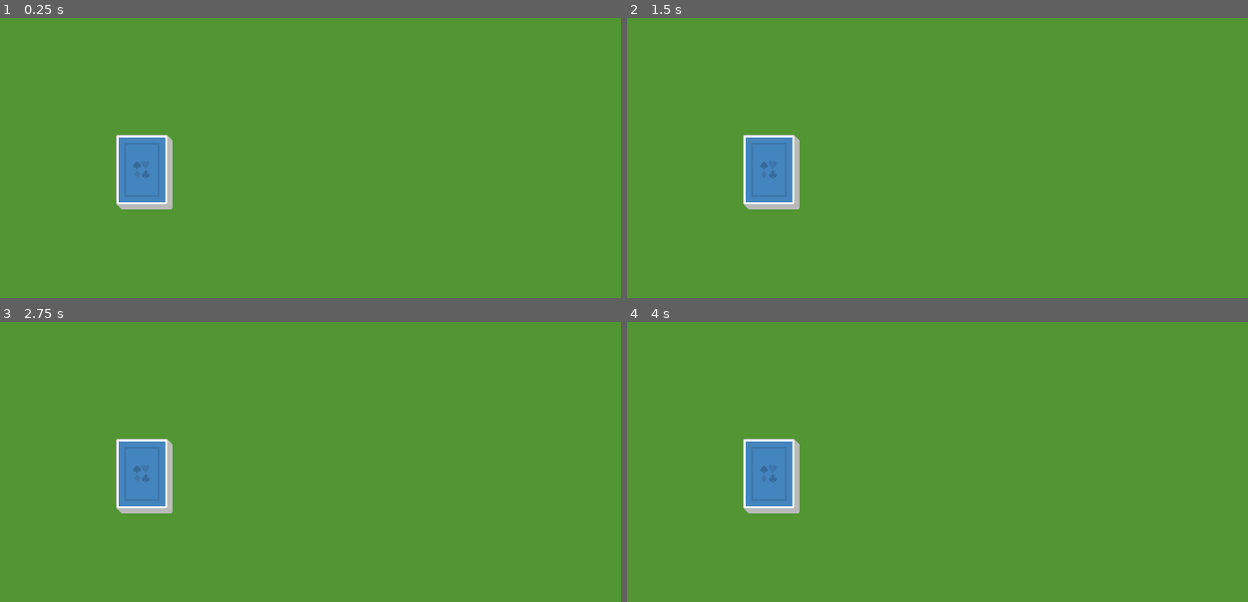
Above: before the commit, frames 1-4 (two rows, left to right).
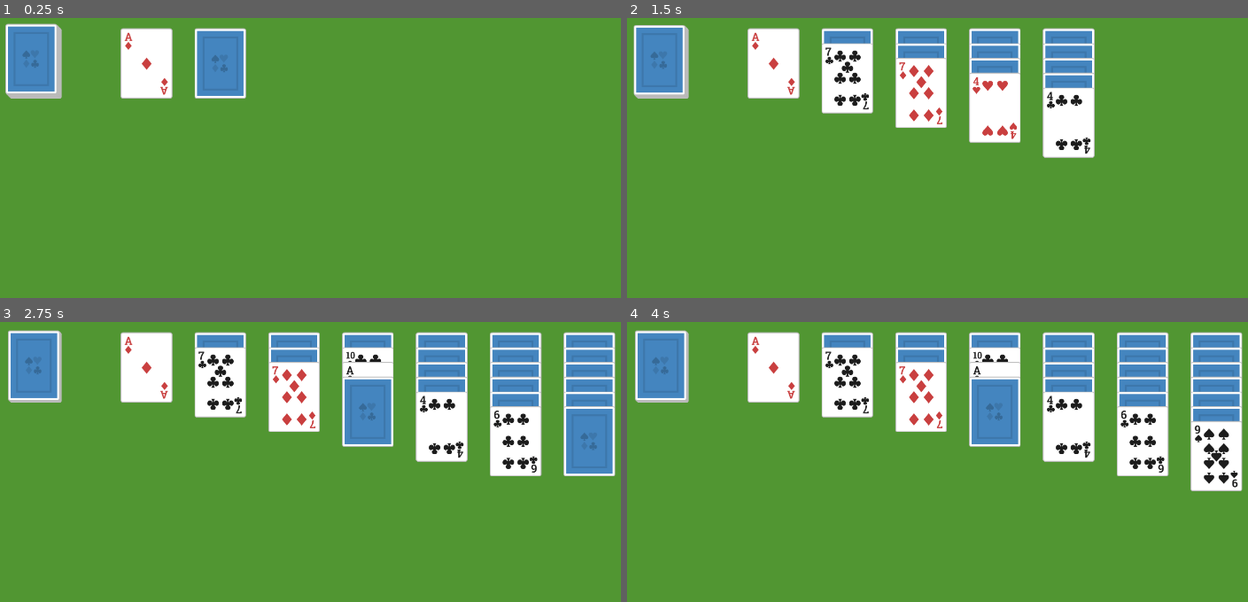
Above: after the commit, the same moments.

Repository: kamidesigns/godot-game-design
Game: Godot game, scene res://Scenes/game.tscn
Same seed, same stepped clock (60 frames per second), same inputs: the game is played once before the commit and once after it.
Inputs (mouse positions are in pixels of both pictures, inside the frame that each line leads up to):
- Up to frame 1 (0.25 s): no input
- Up to frame 2 (1.5 s): move the mouse to (1098, 169) at 0.52 s; right-click (1098, 169) at 0.6 s; click (1098, 169) at 0.67 s; drag from (800, 208) to (906, 270) at 1.27 s
- Up to frame 3 (2.75 s): move the mouse to (385, 406) at 2.02 s; right-click (385, 406) at 2.1 s; click (385, 406) at 2.17 s
- Up to frame 4 (4 s): drag from (906, 574) to (732, 434) at 2.77 s; tap Enter at 3.5 s; move the mouse to (1154, 551) at 3.52 s; click (1154, 551) at 3.6 s; right-click (1154, 551) at 3.8 s

The runs differ from the first frame. In frame 1, 9.1% of the frame differs, in the area x 0-40%, y 1-69%; in frame 2, 20%; in frame 3, 28%; in frame 4, 29%, in the area x 1-100%, y 2-69%.

Commit message:
setup playing field

Diff:
--- a/Solitaire/Scenes/Card/card.tscn
+++ b/Solitaire/Scenes/Card/card.tscn
@@ -1,9 +1,24 @@
-[gd_scene load_steps=2 format=3 uid="uid://bh2g5wem653uw"]
+[gd_scene load_steps=5 format=3 uid="uid://bh2g5wem653uw"]
 
 [ext_resource type="Script" path="res://Scenes/Card/card.gd" id="1_fvkdt"]
+[ext_resource type="Texture2D" uid="uid://c3lnsettp6ao1" path="res://Media/Cards/PNG/Cards/cardBack_blue1.png" id="2_fc1w8"]
+[ext_resource type="Script" path="res://Scenes/Components/drag_component.gd" id="3_e7awo"]
+
+[sub_resource type="RectangleShape2D" id="RectangleShape2D_glcym"]
+size = Vector2(137, 187)
 
 [node name="Card" type="Node2D"]
 script = ExtResource("1_fvkdt")
 
 [node name="Sprite2D" type="Sprite2D" parent="."]
 unique_name_in_owner = true
+texture = ExtResource("2_fc1w8")
+
+[node name="DragComponent" type="Area2D" parent="."]
+script = ExtResource("3_e7awo")
+
+[node name="CollisionShape2D" type="CollisionShape2D" parent="DragComponent"]
+position = Vector2(-0.5, 0.5)
+shape = SubResource("RectangleShape2D_glcym")
+
+[connection signal="input_event" from="DragComponent" to="." method="_on_input_event"]
--- a/Solitaire/Scenes/Deck/deck.gd
+++ b/Solitaire/Scenes/Deck/deck.gd
@@ -17,7 +17,7 @@
 	shuffle()
 
 func shuffle():
-	for i in range(get_children().size()):
+	for i in range(get_children().size() - 1):
 		var random_index = rng.randi_range(0, i + 1)
 		var child1 : Node = get_child(i)
 		var child2 : Node = get_child(random_index)
@@ -27,6 +27,10 @@
 		child1.position = child2.position
 		child2.position = old_position
 
+func draw() -> Card:
+	var card = get_child(-1)
+	remove_child(card)
+	return card
 
 static func create_deck() -> Deck:
 	var new_deck: Deck = load("res://Scenes/Deck/deck.tscn").instantiate()
--- a/Solitaire/Scenes/game.gd
+++ b/Solitaire/Scenes/game.gd
@@ -7,8 +7,24 @@
 
 func init_game():
 	var deck : Deck = Deck.create_deck()
-	deck.position = Vector2(500,500)
+	deck.position = Vector2(200,200)
 	$CanvasLayer.add_child(deck)
+	for i in range(7):
+		for j in range(i + 1):
+			var card: Card = deck.draw()
+			card.position += deck.position
+			$CanvasLayer.add_child(card)
+			var tween = $CanvasLayer.create_tween()
+			tween.tween_property(card, "position:y", 1400, 0.05)
+			await tween.finished
+			card.position = Vector2(500 + (i * 200), 1400)
+			tween = $CanvasLayer.create_tween()
+			tween.tween_property(card, "position:y", 200 + (j * 40), 0.05)
+			if j == i:
+				card.flip()
+			await tween.finished
+
+
 
 func _ready():
 	load_resources()
